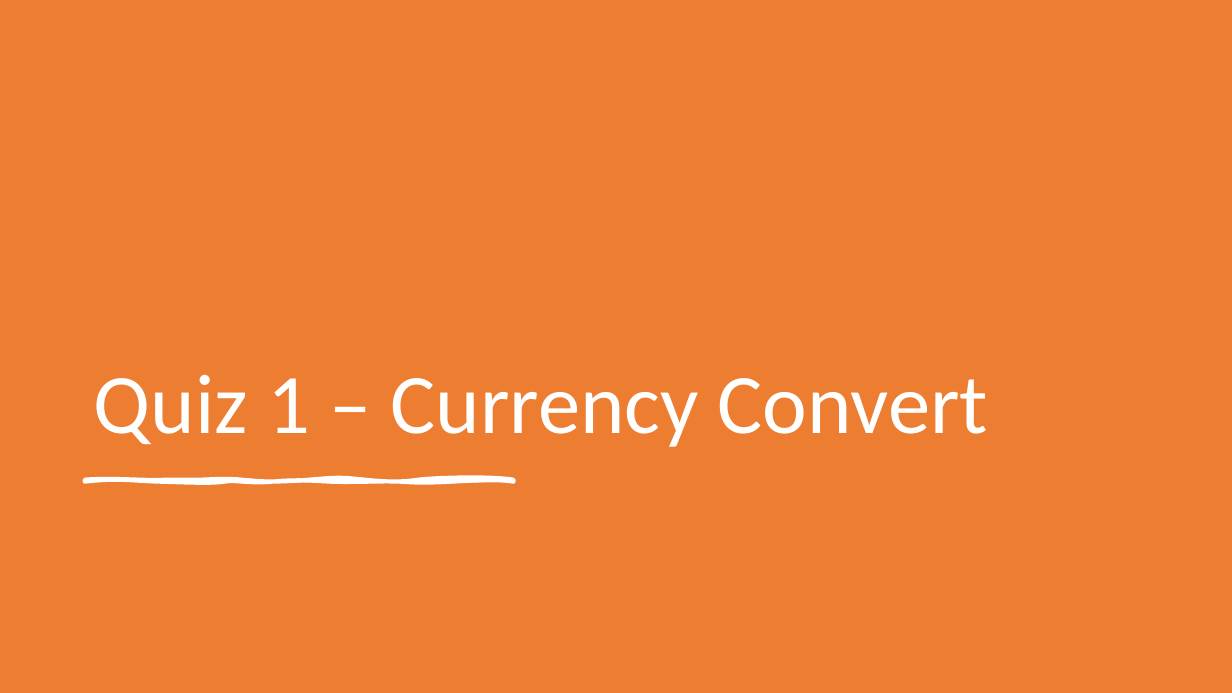
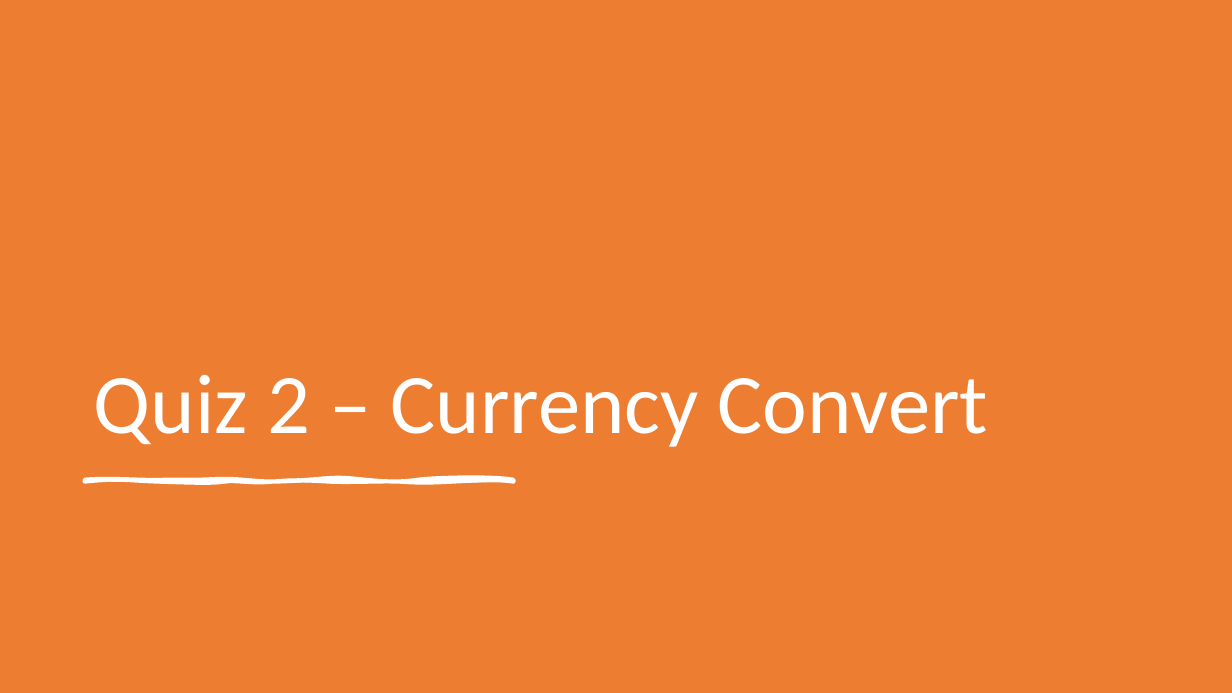
Before and after one commit to choconutella/api-learning, a slide deck: slide 17 of REST API & Web Server.pptx (slide 16 before the commit). Drawn at 1232x693 pixels with LibreOffice and Linux fonts; fonts in the diff are those of the drawing. Boxes give left, top, right and bottom in pixels: in the first picture for what was removed or moved away, otherwise in the second. Text is boxed around its words. In the diff, an @@ line names an element or a change of style, - is before the commit and + after.

Commit message:
add quiz module

```diff
--- a/REST API & Web Server.pptx
+++ b/REST API & Web Server.pptx
@@ title at bbox=[94, 374, 988, 447]: text changed @@
-Quiz 1 – Currency Convert
+Quiz 2 – Currency Convert
```
Also in this commit, not shown: 4 other slides changed, 2 slides added, 8 other files.
